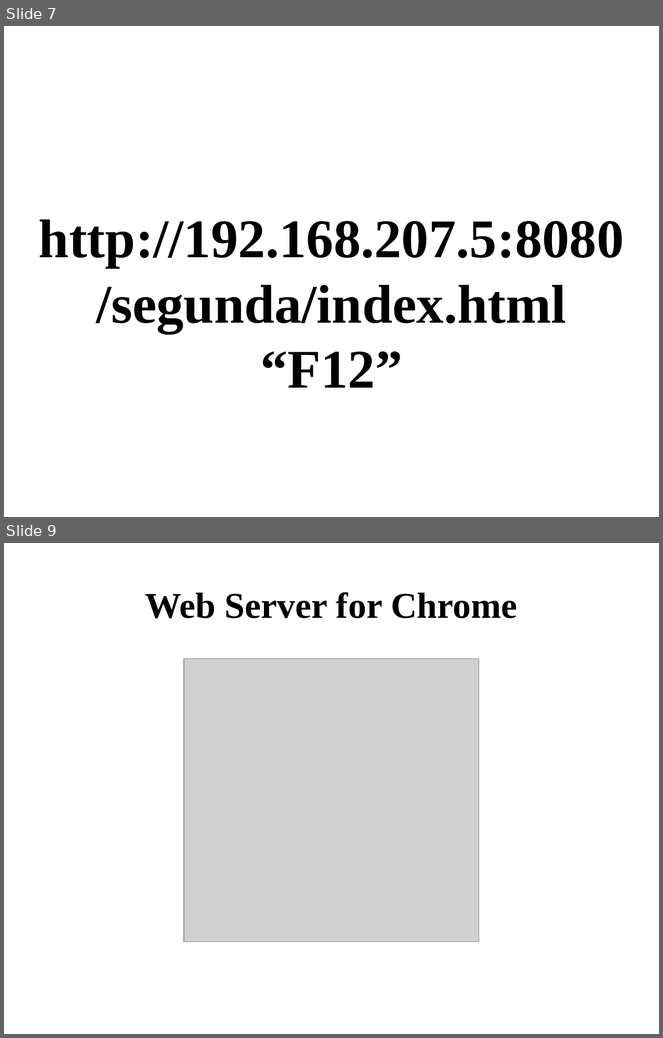
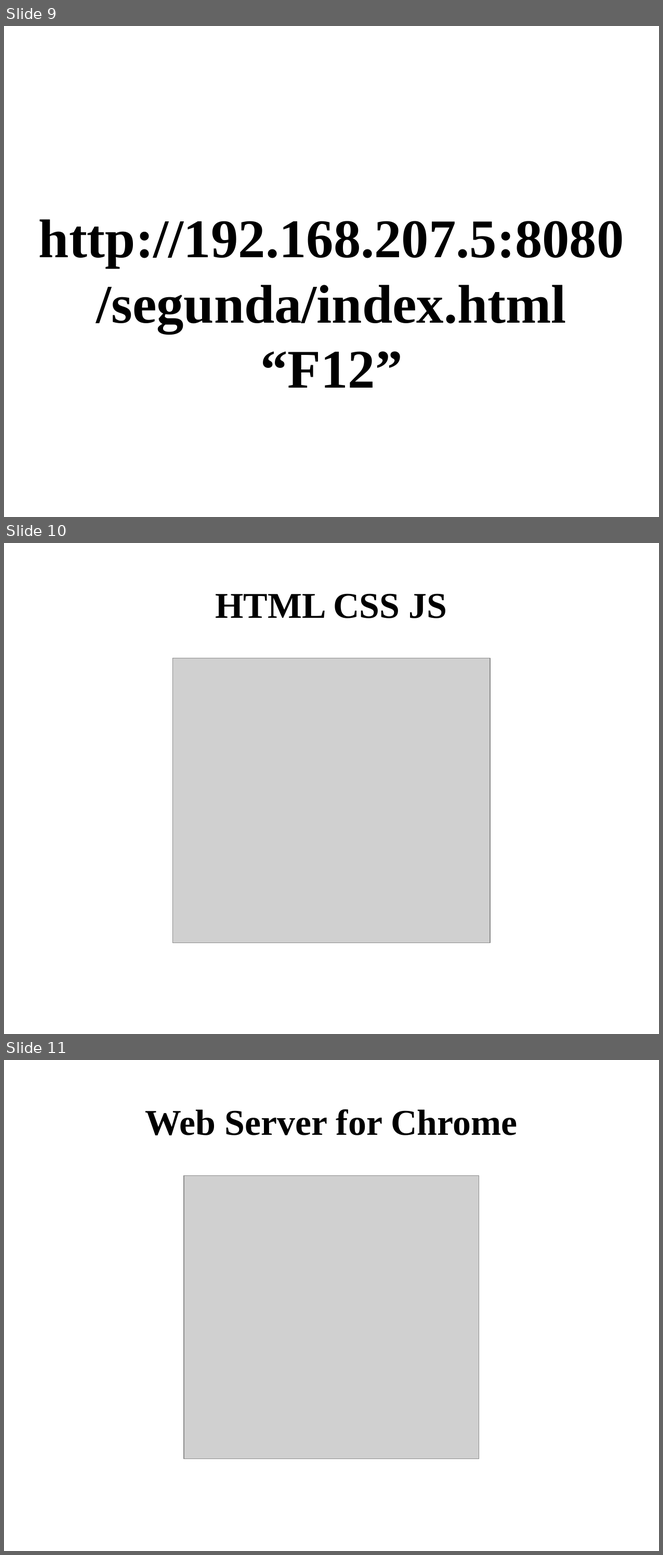
Before and after one commit to futxicaiadatec/futxicadinha01, a slide deck: segunda/slide.odp. Shown one above the other, each under a label of ours: slides 7 and 9 before the commit, slides 9, 10 and 11 after it; the slides between them are not shown. The pictures are 663x1038 and 663x1555 pixels, drawn with LibreOffice and Linux fonts; fonts in the diff are those of the drawing; grey boxes stand for pictures. Boxes give left, top, right and bottom in pixels: in the first picture for what was removed or moved away, otherwise in the second. Text is boxed around its words. In the diff, an @@ line names an element or a change of style, - is before the commit and + after.

```diff
--- a/segunda/slide.odp
+++ b/segunda/slide.odp
@@ slide 10 added at box(4, 543, 659, 1034), background #FFFFFF @@
@@ title added at box(216, 593, 448, 618), 44 pt, text #000000, bold @@
+HTML CSS JS
@@ picture added at box(173, 658, 490, 942) @@
@@ what was slide 7 is now slide 9 @@
@@ what was slide 9 is now slide 11 @@
```
Also in this commit, not shown: 1 slide changed, 1 other slide added, 25 other files.
